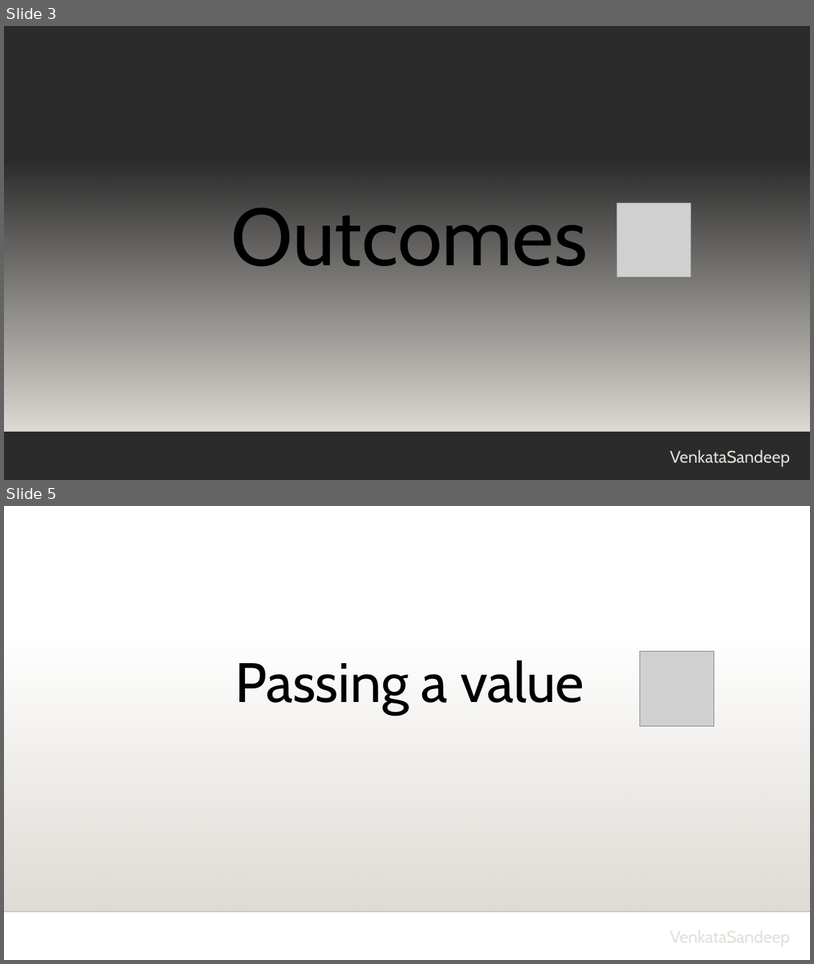
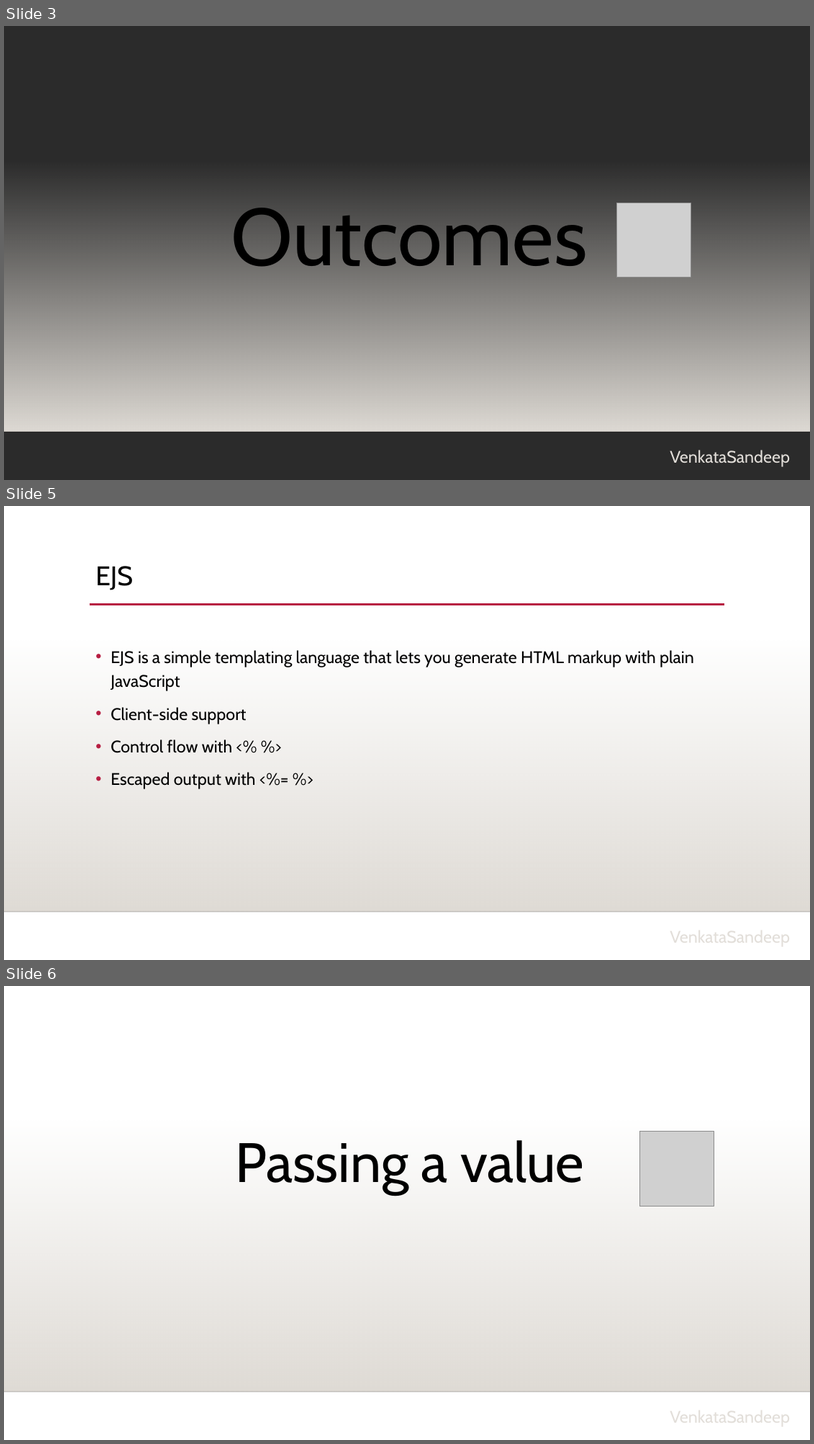
Before and after one commit to redhug/SEEDING-AN-EXPRESS-APP, a slide deck: Docs/Seeding an express APP.pptx. Shown one above the other, each under a label of ours: slides 3 and 5 before the commit, slides 3, 5 and 6 after it; the slides between them are not shown. The pictures are 814x964 and 814x1444 pixels, drawn with LibreOffice and Linux fonts; fonts in the diff are those of the drawing; grey boxes stand for pictures; background and template pictures are left out; a plain dark background stands for a picture behind light text. Boxes give left, top, right and bottom in pixels: in the first picture for what was removed or moved away, otherwise in the second. Text is boxed around its words. In the diff, an @@ line names an element or a change of style, - is before the commit and + after.

```diff
--- a/Docs/Seeding an express APP.pptx
+++ b/Docs/Seeding an express APP.pptx
@@ slide 5 added at (4, 506, 810, 960), background picture (left out); not listed: 2 template elements that a slide beside it also shows @@
@@ title added at (95, 566, 133, 590), 32 pt, text #000000 @@
+EJS
@@ line added from (89, 605) to (725, 605), #B71E42 2.5 pt @@
@@ text added at (111, 650, 694, 789), 20 pt, text #000000 @@
+• EJS is a simple templating language that lets you generate HTML markup with plain JavaScript
+• Client-side support
+• Control flow with <% %>
+• Escaped output with <%= %>
@@ text added at (665, 925, 810, 960), 20 pt, text #E2DED9 @@
+VenkataSandeep
@@ what was slide 5 is now slide 6 @@
```
Also in this commit, not shown: 2 slides changed.
